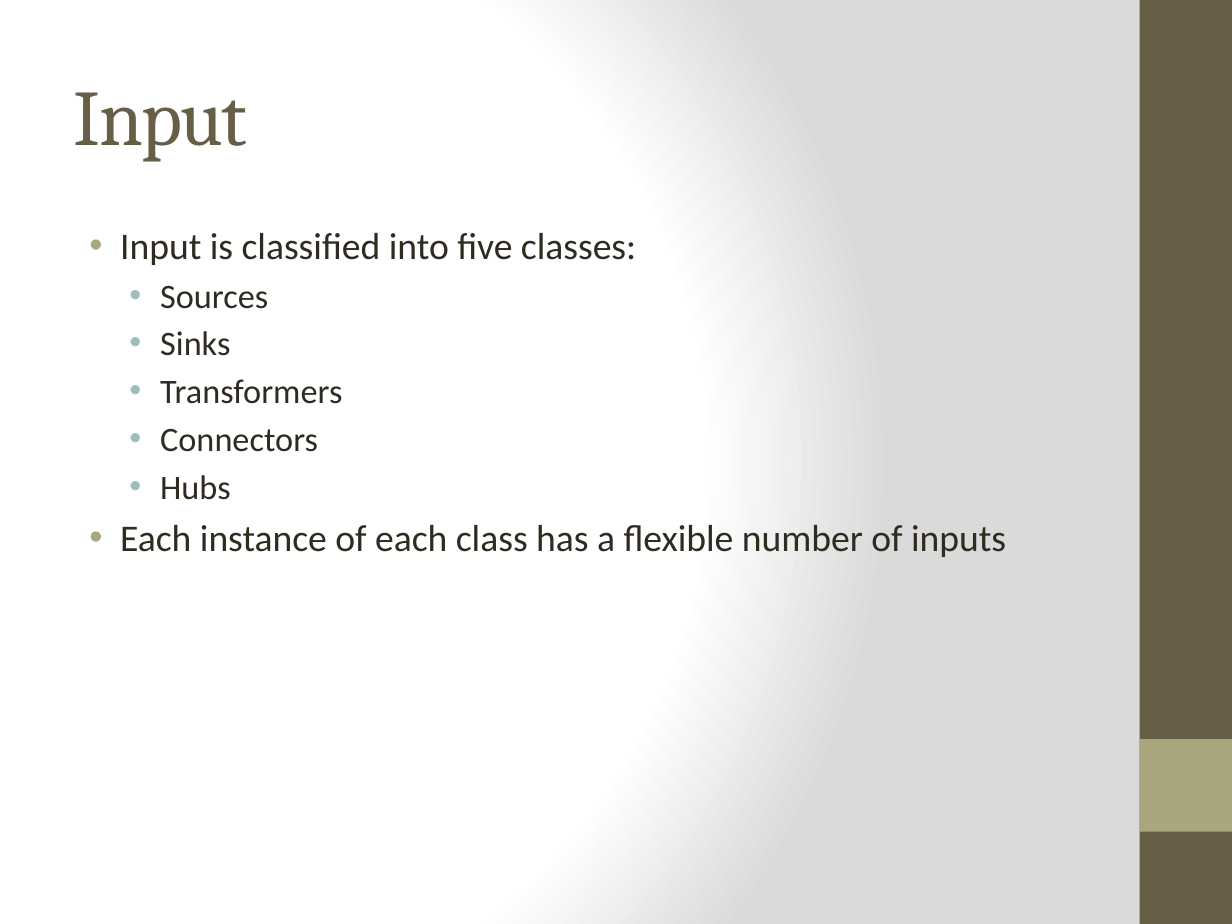
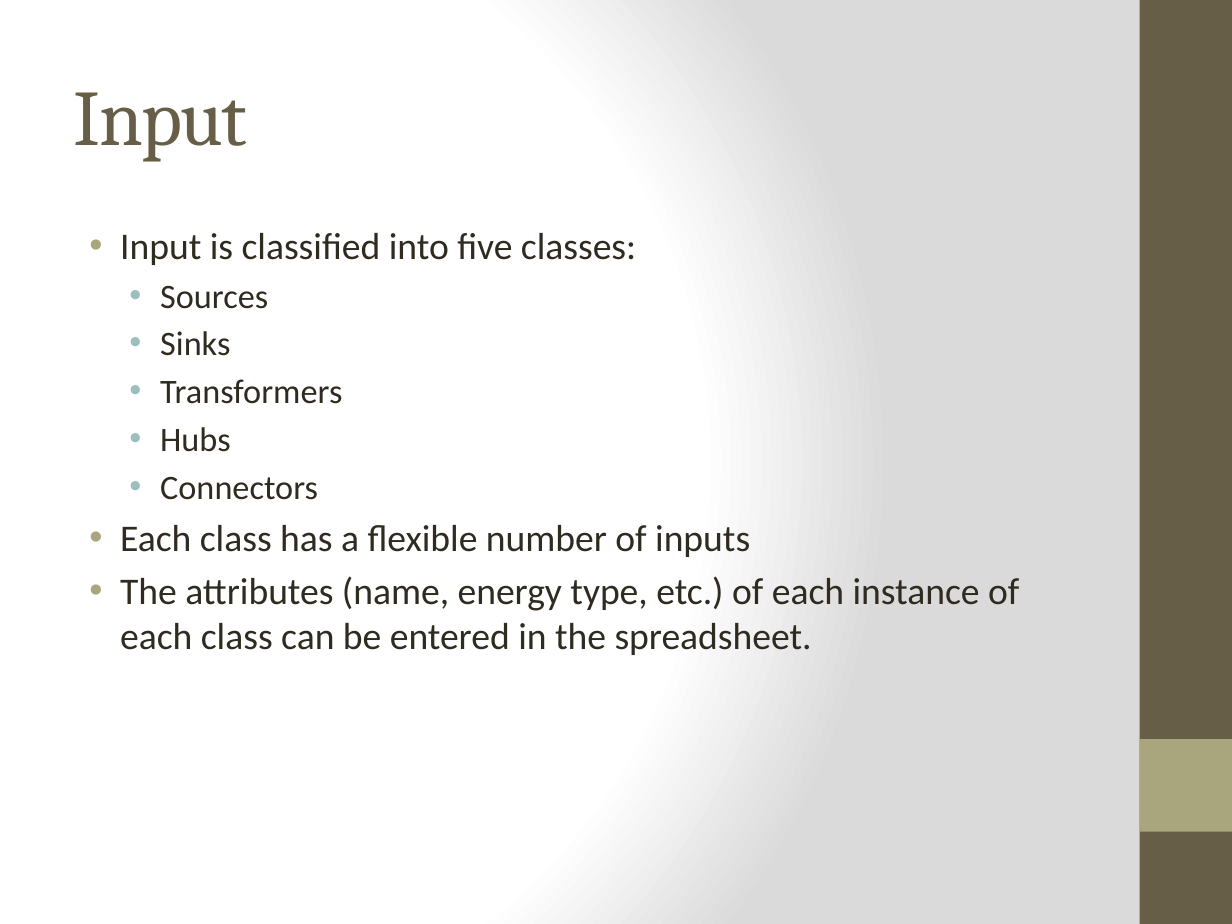
Before and after one commit to jtrobinson57/fscmodel-monte-carlo, a slide deck: slide 3 of fscmodel presentation 130618.pptx. Drawn at 1232x924 pixels with LibreOffice and Linux fonts; fonts in the diff are those of the drawing. Boxes give left, top, right and bottom in pixels: in the first picture for what was removed or moved away, otherwise in the second. Text is boxed around its words. In the diff, an @@ line names an element or a change of style, - is before the commit and + after.

Commit message:
ppt update

```diff
--- a/fscmodel presentation 130618.pptx
+++ b/fscmodel presentation 130618.pptx
@@ text at (160,427,231,452): paragraph added @@
+  • Hubs
@@ text at (120,525,1019,655): text changed @@
-  • Hubs
-• Each instance of each class has a flexible number of inputs
+• Each class has a flexible number of inputs
+• The attributes (name, energy type, etc.) of each instance of each class can be entered in the spreadsheet.
```
Also in this commit, not shown: 1 other file.
